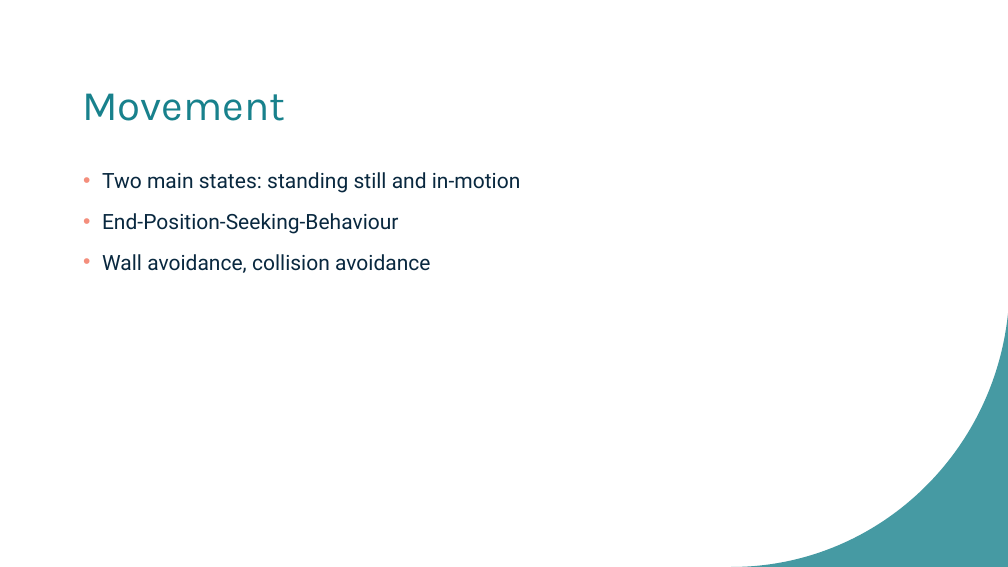
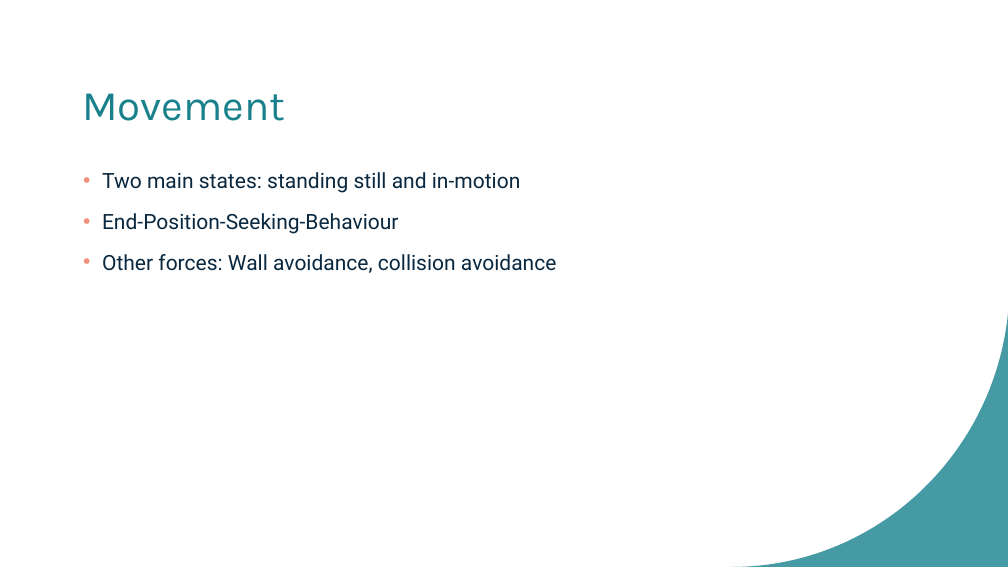
Before and after one commit to bajicluka01/CollectiveBehaviour-GroupA, a slide deck: slide 6 of GroupA-presentation.pptx. Drawn at 1008x567 pixels with LibreOffice and Linux fonts; fonts in the diff are those of the drawing. Boxes give left, top, right and bottom in pixels: in the first picture for what was removed or moved away, otherwise in the second. Text is boxed around its words. In the diff, an @@ line names an element or a change of style, - is before the commit and + after.

Commit message:
expanded presentation

```diff
--- a/GroupA-presentation.pptx
+++ b/GroupA-presentation.pptx
@@ text at [102,254,556,273]: text changed @@
-• Wall avoidance, collision avoidance
+• Other forces: Wall avoidance, collision avoidance
```
